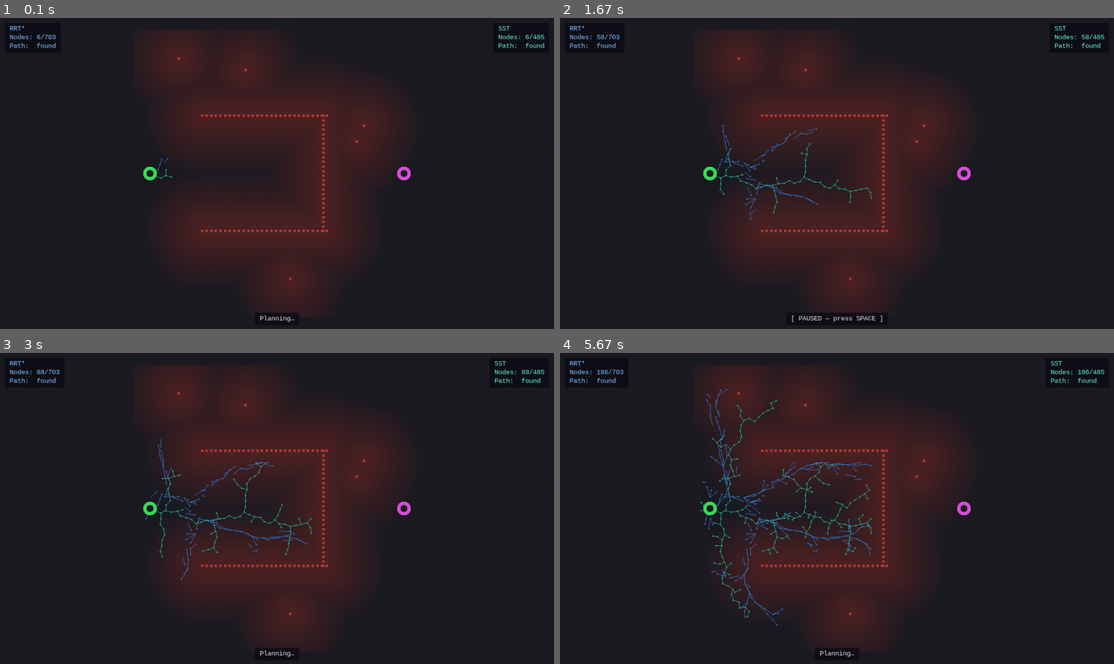
Above: before the commit, frames 1-4 (two rows, left to right).
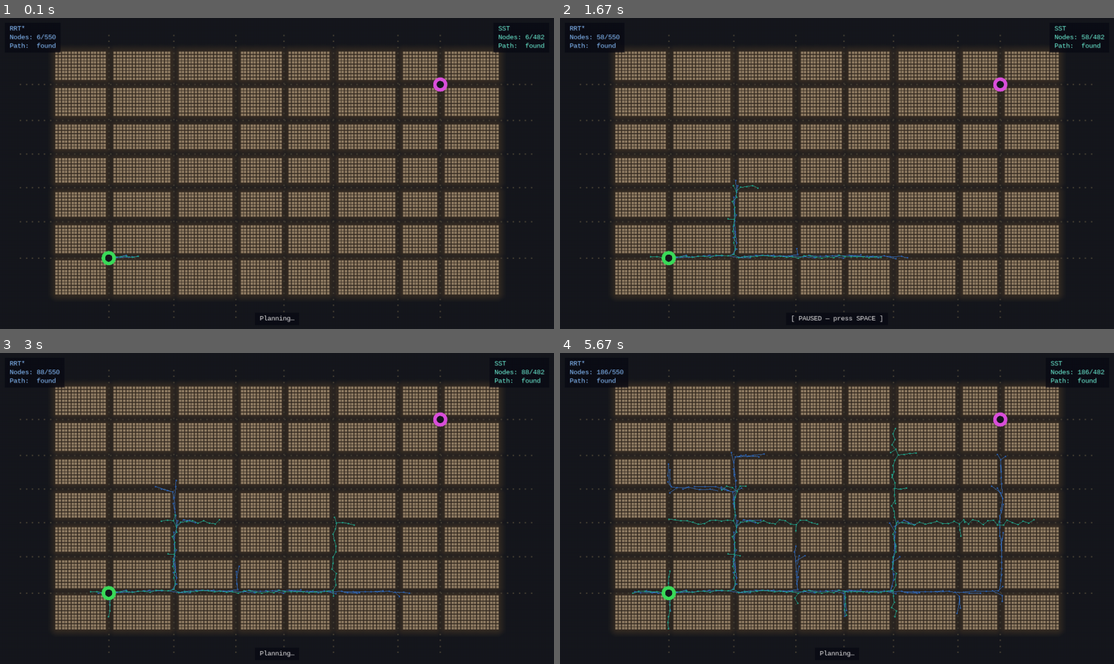
Above: after the commit, the same moments.

Repository: alexandrelheinen/arco
Game: pygame game, started from tools/simulator/main/sparse.py
The game is run twice, just before and just after one commit, with the same random seed, the same clock (stepped at 60 frames per second) and the same inputs.
Inputs:
- Up to frame 1 (0.1 s): no input
- Up to frame 2 (1.67 s): tap Space at 0.33, 0.73, 1.03, 1.23, 1.57 s
- Up to frame 3 (3 s): tap Space at 1.87, 2.07, 2.37, 2.63, 2.97 s
- Up to frame 4 (5.67 s): tap Space at 3.27, 3.4, 3.8, 4.1, 4.47, 4.87, 5.17, 5.37 s

The runs differ from the first frame. In frame 1, 45% of the frame differs, in the area x 3-99%, y 3-97%; in frame 2, 46%; in frame 3, 46%; in frame 4, 47%.

Commit message:
build: add realistic parameters to the PPP robot

Diff:
--- /dev/null
+++ b/tools/config/obstacles.yml
@@ -0,0 +1,70 @@
+# City-neighbourhood obstacle layout for the sparse dual-planner race.
+#
+# The world is 1280 × 720 m (16 : 9 ratio).  A grid of 8 columns × 7 rows
+# of rectangular city blocks fills the space.  The vehicles race along the
+# bottom-left ↔ top-right diagonal: start is placed at the first street
+# intersection inside the city near the bottom-left corner, goal at the
+# first street intersection near the top-right corner.  No straight diagonal
+# path exists — both planners must discover a route through the street grid.
+#
+# Block sizes were drawn from Uniform[70, 130] m with a fixed seed (7) and
+# then scaled to fill the available space.  Streets are 30 m wide.
+#
+# Layout summary
+# --------------
+# Columns (x-axis, 1280 m):  left-open 0..90  |  8 block columns  |  right-open 1190..1280
+# Rows    (y-axis,  720 m):  bot-open  0..60   |  7 block rows     |  top-open   660..720
+#
+# Horizontal street centrelines (y ≈): 148, 240, 325, 409, 492, 582
+# Vertical   street centrelines (x ≈): 220, 383, 538, 657, 781, 942, 1047
+#
+# start – 1st street crossing from bottom-left: x[0]=220.1, y[0]=148.5
+# goal  – 1st street crossing from top-right:   x[6]=1047.3, y[5]=582.4
+
+world_width: 1280.0
+world_height: 720.0
+
+# First street crossing from the bottom-left corner of the city grid.
+start: [220.1, 148.5]
+# First street crossing from the top-right corner of the city grid.
+goal:  [1047.3, 582.4]
+
+# obstacle_sampling_spacing – grid step (m) used to fill every block rectangle
+# with KDTree obstacle points.  Smaller → denser cloud, higher build cost.
+obstacle_sampling_spacing: 8.0
+
+# Column x-extents: [[x_lo, x_hi], ...] — 8 columns from west to east.
+# Indices 0–1: west border columns
+# Indices 2–5: main 4-column grid (blocks the x = start..goal corridor)
+# Indices 6–7: east border columns
+block_columns:
+  - [90.0,    205.1]
+  - [235.1,   367.7]
+  - [397.7,   522.5]
+  - [552.5,   641.9]
+  - [671.9,   766.0]
+  - [796.0,   927.0]
+  - [957.0,  1032.3]
+  - [1062.3, 1190.0]
+
+# Row y-extents: [[y_lo, y_hi], ...] — 7 rows from south to north.
+# Indices 0–1: south border rows
+# Indices 2–4: main 3-row grid containing the central row that blocks y = 360
+# Indices 5–6: north border rows
+block_rows:
+  - [60.0,   133.5]
+  - [163.5,  224.7]
+  - [254.7,  309.7]
+  - [339.7,  393.9]   # ← central row; intercepts the direct y = 360 path
+  - [423.9,  477.1]
+  - [507.1,  567.4]
+  - [597.4,  660.0]
+
+# Horizontal street centrelines (y values) used for road-marking dots.
+street_y: [148.5, 239.7, 324.7, 408.9, 492.1, 582.4]
+
+# Vertical street centrelines (x values) used for road-marking dots.
+street_x: [220.1, 382.7, 537.5, 656.9, 781.0, 942.0, 1047.3]
+
+# Spacing between road-marking dots along each street centreline (m).
+road_dot_spacing: 15.0
--- a/tools/config/sparse.yml
+++ b/tools/config/sparse.yml
@@ -1,10 +1,13 @@
-# Sparse cul-de-sac race: RRT* vs SST on the same obstacle environment.
+# Sparse neighbourhood race: RRT* vs SST on the same city-block environment.
 #
 # Both planners share the same occupancy map and most parameters.  The
-# direct path from start to goal is blocked by a concave U-shaped structure
-# (cul-de-sac); both planners must route above or below the obstacle.
+# direct path from start (30, 360) to goal (1250, 360) is blocked by the
+# central row of city blocks; both planners must discover a horizontal
+# street corridor above or below the central row.
 #
-# bounds             – sampling region [[x_min, x_max], [y_min, y_max]].
+# World size: 1280 × 720 m (16:9).  Block extents, street centrelines,
+# start/goal, and obstacle-sampling spacing are defined in obstacles.yml.
+#
 # step_size          – maximum extension per iteration (world units).
 # goal_tolerance     – distance that counts as "at goal".
 # collision_check_count – intermediate collision-check points per segment.
@@ -14,17 +17,15 @@
 # sst_max_sample_count – SST iteration budget.
 # witness_radius       – SST witness cell half-width (δ_s).
 
-bounds: [[0.0, 50.0], [0.0, 50.0]]
-
-step_size: 1.0
-goal_tolerance: 2.1
-collision_check_count: 1
+step_size: 15.0
+goal_tolerance: 20.0
+collision_check_count: 3
 goal_bias: 0.05
-obstacle_clearance: 2.0
+obstacle_clearance: 8.0
 
 # RRT* tends to build larger trees; give it a higher budget.
-rrt_max_sample_count: 6000
+rrt_max_sample_count: 30000
 
 # SST is more selective; a smaller budget usually suffices.
-sst_max_sample_count: 4000
-witness_radius: 0.4
+sst_max_sample_count: 20000
+witness_radius: 4.0
--- a/tools/config/vehicle.yml
+++ b/tools/config/vehicle.yml
@@ -1,9 +1,9 @@
 dubins:
-  cruise_speed: 3.0  # m/s (~11 km/h; inferred: ~75 m path in 25 s for a 50 m scene)
-  lookahead: 3.0  # m (1 second at cruise speed)
+  cruise_speed: 1.0  # m/s
+  lookahead: 0.5  # m slow down
   max_speed: 5.0  # m/s (short-burst sprint)
-  max_turn_rate: 90.0  # deg/s
-  max_accel: 1.5  # m/s² (safe indoor acceleration)
+  max_turn_rate: 180.0  # deg/s
+  max_accel: 5.0  # m/s² (safe indoor acceleration)
   max_turn_rate_dot: 3600.0  # deg/s² (very high to avoid limiting turn rate changes)
   goal_radius: 1.0  # m (> 10 timesteps at cruise speed; robust pure-pursuit stopping)
-  curvature_gain: 3.0  # m  (v = cruise speed / (1 + gain * |κ|); 0 = constant speed)
+  curvature_gain: 0.0  # m  (v = cruise speed / (1 + gain * |κ|); 0 = constant speed)
--- a/tools/simulator/main/sparse.py
+++ b/tools/simulator/main/sparse.py
@@ -67,7 +67,7 @@
 logger = logging.getLogger(__name__)
 
 _DEFAULT_SCREEN_W = 1280
-_DEFAULT_SCREEN_H = 800
+_DEFAULT_SCREEN_H = 720
 
 # Frames to hold both completed trees before starting the race.
 _HOLD_FRAMES = 60
@@ -765,7 +765,7 @@
     )
     args = parser.parse_args()
 
-    scene = SparseScene(load_config("sparse"))
+    scene = SparseScene(load_config("sparse"), load_config("obstacles"))
     run_race(
         scene,
         fps=args.fps,
--- a/tools/simulator/scenes/sparse.py
+++ b/tools/simulator/scenes/sparse.py
@@ -1,10 +1,15 @@
-"""Cul-de-sac dual-planner (RRT* vs SST) race scene.
+"""City-neighbourhood dual-planner (RRT* vs SST) race scene.
 
 :class:`SparseScene` builds a 2-D obstacle environment featuring a large
-concave U-shaped structure (a *cul-de-sac*) that blocks the direct horizontal
-path between start and goal.  Both RRT* and SST are run to completion on the
-same map so their paths and exploration trees can be compared in a side-by-side
-vehicle race.
+(1280 × 720 m, 16:9) grid-city with 8 columns × 7 rows of city blocks.
+The vehicles race along the bottom-left ↔ top-right diagonal: start is the
+first street intersection near the bottom-left corner, goal is the first
+street intersection near the top-right corner.  No straight diagonal path
+exists — both planners must navigate through the street grid.
+
+All layout parameters (block extents, street centrelines, start/goal, world
+bounds) are loaded from ``tools/config/obstacles.yml``; planner tuning
+parameters (step size, sample counts, …) come from ``tools/config/sparse.yml``.
 """
 
 from __future__ import annotations
@@ -19,8 +24,9 @@
 # ---------------------------------------------------------------------------
 # Colour palette
 # ---------------------------------------------------------------------------
-_C_BG: tuple[int, int, int] = (28, 28, 35)
-_C_OBSTACLE: tuple[int, int, int] = (180, 60, 60)
+_C_BG: tuple[int, int, int] = (22, 24, 30)           # dark asphalt
+_C_BUILDING: tuple[int, int, int] = (145, 125, 100)   # concrete facade
+_C_ROAD_DOT: tuple[int, int, int] = (65, 60, 50)      # faded lane marking
 
 # RRT* — blue family
 _C_RRT_EDGE: tuple[int, int, int] = (60, 120, 200)
@@ -34,32 +40,92 @@
 
 _C_START: tuple[int, int, int] = (60, 220, 90)
 _C_GOAL: tuple[int, int, int] = (220, 80, 220)
-_C_SDF_NEAR: tuple[int, int, int] = (80, 35, 35)
+_C_SDF_NEAR: tuple[int, int, int] = (62, 50, 38)      # warm shadow near buildings
 
 # World-space ring radii for start/goal markers.
 _RING_OUTER = 1.2  # metres
 _RING_INNER = 0.6  # metres
 
 # ---------------------------------------------------------------------------
-# Planning constants
-# ---------------------------------------------------------------------------
-# Both planners share the same start and goal for a fair race.
-_START = np.array([3.0, 25.0])
-_GOAL = np.array([47.0, 25.0])
-_BOUNDS = [(0.0, 50.0), (0.0, 50.0)]
-
-# Vehicle parameters are identical for a fair race.
-_VEHICLE_CONFIG = VehicleConfig(
-    max_speed=5.0,
-    min_speed=0.0,
-    cruise_speed=3.5,
-    lookahead_distance=4.0,
-    goal_radius=3.0,
-    max_turn_rate=math.radians(90.0),
-    max_acceleration=4.9,
-    max_turn_rate_dot=math.radians(3600.0),
-    curvature_gain=0.0,
-)
+# Helpers
+# ---------------------------------------------------------------------------
+
+
+def _make_road_dots(
+    obs_cfg: dict[str, Any],
+) -> list[tuple[float, float]]:
+    """Build road-marking dot positions from the obstacles config.
+
+    Places dots along every horizontal and vertical street centreline defined
+    in *obs_cfg* (``street_y`` and ``street_x``) at the spacing given by
+    ``road_dot_spacing``.
+
+    Args:
+        obs_cfg: Parsed ``obstacles.yml`` dict.
+
+    Returns:
+        List of ``(x, y)`` world positions.
+    """
+    w = float(obs_cfg["world_width"])
+    h = float(obs_cfg["world_height"])
+    step = float(obs_cfg["road_dot_spacing"])
+    dots: list[tuple[float, float]] = []
+    for cy in obs_cfg["street_y"]:
+        for x in np.arange(0.0, w, step):
+            dots.append((float(x), float(cy)))
+    for cx in obs_cfg["street_x"]:
+        for y in np.arange(0.0, h, step):
+            dots.append((float(cx), float(y)))
+    return dots
+
+
+def _make_blocks(
+    obs_cfg: dict[str, Any],
+) -> list[tuple[float, float, float, float]]:
+    """Build the full list of block rectangles from column/row extents.
+
+    Every (column, row) pair in the Cartesian product of ``block_columns``
+    and ``block_rows`` becomes one rectangular obstacle block.
+
+    Args:
+        obs_cfg: Parsed ``obstacles.yml`` dict.
+
+    Returns:
+        List of ``(x_lo, x_hi, y_lo, y_hi)`` rectangles.
+    """
+    blocks: list[tuple[float, float, float, float]] = []
+    for x_lo, x_hi in obs_cfg["block_columns"]:
+        for y_lo, y_hi in obs_cfg["block_rows"]:
+            blocks.append((
+                float(x_lo), float(x_hi),
+                float(y_lo), float(y_hi),
+            ))
+    return blocks
+
+
+def _make_vehicle_config(obs_cfg: dict[str, Any]) -> VehicleConfig:
+    """Build a VehicleConfig scaled to the world defined in *obs_cfg*.
+
+    Parameters are chosen so the vehicle navigates the city at a realistic
+    speed relative to the ~30 m street width.
+
+    Args:
+        obs_cfg: Parsed ``obstacles.yml`` dict.
+
+    Returns:
+        :class:`~sim.tracking.VehicleConfig` ready for both racers.
+    """
+    return VehicleConfig(
+        max_speed=25.0,
+        min_speed=0.0,
+        cruise_speed=18.0,
+        lookahead_distance=35.0,
+        goal_radius=20.0,
+        max_turn_rate=math.radians(60.0),
+        max_acceleration=4.9,
+        max_turn_rate_dot=math.radians(3600.0),
+        curvature_gain=0.0,
+    )
 
 
 def _c(t: tuple[int, int, int]) -> tuple[float, float, float]:
@@ -67,21 +133,38 @@
 
 
 class SparseScene:
-    """Dual-planner race scene on a sparse cul-de-sac environment.
-
-    Runs RRT* and SST on the same obstacle map.  The map features a U-shaped
-    concave wall that blocks the direct horizontal path — both planners must
-    discover a route around it (above or below) before the vehicle race
-    begins.
-
-    Args:
-        cfg: Parsed sparse configuration dict (from ``sparse.yml``).
-    """
-
-    def __init__(self, cfg: dict[str, Any]) -> None:
+    """Dual-planner race scene on a city-neighbourhood environment.
+
+    Runs RRT* and SST on the same 1280 × 720 m obstacle map.  Start and goal
+    are placed at the first street intersections on the bottom-left and
+    top-right diagonals of the city grid.  No straight diagonal path exists;
+    planners must discover a street-grid route connecting the two corners.
+
+    Args:
+        cfg: Parsed planner configuration dict (from ``sparse.yml``).
+        obs_cfg: Parsed obstacle-layout dict (from ``obstacles.yml``).
+    """
+
+    def __init__(self, cfg: dict[str, Any], obs_cfg: dict[str, Any]) -> None:
         self._cfg = cfg
+        self._obs_cfg = obs_cfg
         self._occ: Any = None
         self._sdf_tex_id: int | None = None
+
+        # Derived layout (built once from obs_cfg)
+        w = float(obs_cfg["world_width"])
+        h = float(obs_cfg["world_height"])
+        self._bounds = [(0.0, w), (0.0, h)]
+        sx, sy = obs_cfg["start"]
+        self._start = np.array([float(sx), float(sy)])
+        gx, gy = obs_cfg["goal"]
+        self._goal = np.array([float(gx), float(gy)])
+        self._blocks = _make_blocks(obs_cfg)
+        self._road_dots = _make_road_dots(obs_cfg)
+        self._vehicle_cfg = _make_vehicle_config(obs_cfg)
+        # Marker radii scale with world size
+        self._ring_outer = w * 0.014   # ≈ 18 m at 1280 m world
+        self._ring_inner = w * 0.007   # ≈  9 m
 
         # RRT* planner output
         self._rrt_nodes: list[Any] = []
@@ -98,18 +181,18 @@
     # ------------------------------------------------------------------
 
     def build(self) -> None:
-        """Build the cul-de-sac map and run both RRT* and SST planners.
+        """Build the city-neighbourhood map and run both RRT* and SST planners.
 
         Must be called **after** ``pygame.init()`` so that font calls inside
         any sub-components are safe.
         """
         from arco.planning.continuous import RRTPlanner, SSTPlanner
 
-        self._occ = _build_occupancy(self._cfg)
+        self._occ = _build_occupancy(self._obs_cfg, self._cfg)
 
         rrt = RRTPlanner(
             self._occ,
-            bounds=_BOUNDS,
+            bounds=self._bounds,
             max_sample_count=int(self._cfg["rrt_max_sample_count"]),
             step_size=float(self._cfg["step_size"]),
             goal_tolerance=float(self._cfg["goal_tolerance"]),
@@ -117,12 +200,12 @@
             goal_bias=float(self._cfg["goal_bias"]),
         )
         self._rrt_nodes, self._rrt_parent, self._rrt_path = rrt.get_tree(
-            _START.copy(), _GOAL.copy()
+            self._start.copy(), self._goal.copy()
         )
 
         sst = SSTPlanner(
             self._occ,
-            bounds=_BOUNDS,
+            bounds=self._bounds,
             max_sample_count=int(self._cfg["sst_max_sample_count"]),
             step_size=float(self._cfg["step_size"]),
             goal_tolerance=float(self._cfg["goal_tolerance"]),
@@ -131,7 +214,7 @@
             witness_radius=float(self._cfg["witness_radius"]),
         )
         self._sst_nodes, self._sst_parent, self._sst_path = sst.get_tree(
-            _START.copy(), _GOAL.copy()
+            self._start.copy(), self._goal.copy()
         )
 
     # ------------------------------------------------------------------
@@ -141,7 +224,7 @@
     @property
     def title(self) -> str:
         """Window caption."""
-        return "RRT* vs SST — cul-de-sac race"
+        return "RRT* vs SST — neighbourhood race"
 
     @property
     def bg_color(self) -> tuple[int, int, int]:
@@ -151,12 +234,14 @@
     @property
     def world_points(self) -> list[tuple[float, float]]:
         """Bounding-box corners for auto-fitting the full view."""
-        return [(0.0, 0.0), (50.0, 50.0)]
+        w = float(self._obs_cfg["world_width"])
+        h = float(self._obs_cfg["world_height"])
+        return [(0.0, 0.0), (w, h)]
 
     @property
     def vehicle_config(self) -> VehicleConfig:
         """Shared vehicle and controller parameters (identical for both racers)."""
-        return _VEHICLE_CONFIG
+        return self._vehicle_cfg
 
     @property
     def rrt_total(self) -> int:
@@ -181,6 +266,11 @@
         if self._sst_path is None:
             return []
         return [(float(p[0]), float(p[1])) for p in self._sst_path]
+
+    @property
+    def road_dots(self) -> list[tuple[float, float]]:
+        """Road-marking dot positions along street centrelines."""
+        return self._road_dots
 
     # ------------------------------------------------------------------
     # Drawing
@@ -200,8 +290,8 @@
             racing: When ``True`` the planned paths are hidden so the vehicle
                 trajectories are the only route highlights visible.
         """
-        x_min, x_max = _BOUNDS[0]
-        y_min, y_max = _BOUNDS[1]
+        x_min, x_max = self._bounds[0]
+        y_min, y_max = self._bounds[1]
 
         if self._sdf_tex_id is None:
             self._sdf_tex_id = renderer_gl.bake_sdf_texture(
@@ -218,7 +308,11 @@
         )
 
         renderer_gl.draw_obstacle_points(
-            self._occ.points, *_c(_C_OBSTACLE), point_size=5.0
+            self._road_dots, *_c(_C_ROAD_DOT), point_size=3.0
+        )
+
+        renderer_gl.draw_obstacle_points(
+            self._occ.points, *_c(_C_BUILDING), point_size=5.0
         )
 
         renderer_gl.draw_tree(
@@ -249,12 +343,16 @@
         ):
             renderer_gl.draw_path(self._sst_path, *_c(_C_SST_PATH), width=2.5)
 
-        sx, sy = float(_START[0]), float(_START[1])
-        renderer_gl.draw_ring(sx, sy, _RING_OUTER, _RING_INNER, *_c(_C_START))
-        renderer_gl.draw_disc(sx, sy, _RING_INNER, *_c(_C_BG))
-        gx, gy = float(_GOAL[0]), float(_GOAL[1])
-        renderer_gl.draw_ring(gx, gy, _RING_OUTER, _RING_INNER, *_c(_C_GOAL))
-        renderer_gl.draw_disc(gx, gy, _RING_INNER, *_c(_C_BG))
+        sx, sy = float(self._start[0]), float(self._start[1])
+        renderer_gl.draw_ring(
+            sx, sy, self._ring_outer, self._ring_inner, *_c(_C_START)
+        )
+        renderer_gl.draw_disc(sx, sy, self._ring_inner, *_c(_C_BG))
+        gx, gy = float(self._goal[0]), float(self._goal[1])
+        renderer_gl.draw_ring(
+            gx, gy, self._ring_outer, self._ring_inner, *_c(_C_GOAL)
+        )
+        renderer_gl.draw_disc(gx, gy, self._ring_inner, *_c(_C_BG))
 
 
 # ---------------------------------------------------------------------------
@@ -262,69 +360,40 @@
 # ---------------------------------------------------------------------------
 
 
-def _build_occupancy(cfg: dict[str, Any]) -> Any:
-    """Build the cul-de-sac obstacle environment.
-
-    Constructs a U-shaped concave wall (opening toward the start, closed on
-    the goal side) sitting at the horizontal mid-point of the map.  The
-    direct path at y = 25 enters the U and hits the closing wall; both
-    planners must reroute above (y > 37) or below (y < 13) the structure.
-
-    A small number of sparse random obstacles are scattered in open areas
-    for visual variety.
-
-    Layout (50 × 50 m world, clearance = 2.0 m)::
-
-        y=35 ──────── top wall (x ∈ [12, 33]) ────────┐
-                                                        │ right wall
-        y=15 ──────── bot wall (x ∈ [12, 33]) ────────┘  (x=33)
-
-        START (3, 25)  →→→ direct path hits right wall  →→→ GOAL (47, 25)
-
-    Args:
-        cfg: Sparse configuration dict providing ``bounds`` and
-            ``obstacle_clearance``.
+def _build_occupancy(
+    obs_cfg: dict[str, Any],
+    cfg: dict[str, Any],
+) -> Any:
+    """Build the city-neighbourhood obstacle environment.
+
+    Samples every block rectangle defined in *obs_cfg* (``block_columns``
+    × ``block_rows``) on a regular grid to produce a dense point cloud for
+    the KDTree occupancy model.  Street corridors remain obstacle-free.
+
+    Layout (1280 × 720 m, street width ≈ 30 m)::
+
+        8 columns × 7 rows of city blocks fill the space.
+        START: first street crossing from bottom-left → (220.1,  148.5)
+        GOAL:  first street crossing from top-right   → (1047.3, 582.4)
+        No straight diagonal path exists; routes thread through the street
+        grid.
+
+    Args:
+        obs_cfg: Obstacle-layout dict (from ``obstacles.yml``).
+        cfg: Planner configuration dict providing ``obstacle_clearance``.
 
     Returns:
         A :class:`~arco.mapping.KDTreeOccupancy` ready for collision queries.
     """
     from arco.mapping import KDTreeOccupancy
 
-    x_max = float(cfg["bounds"][0][1])
-    y_max = float(cfg["bounds"][1][1])
-    mid_y = y_max / 2.0  # 25.0
-
-    spacing = 0.8
-    top_y = mid_y + 10.0  # 35.0
-    bot_y = mid_y - 10.0  # 15.0
-    wall_x_start = 12.0
-    wall_x_close = 33.0  # right closing wall
-
-    xs_h = list(np.arange(wall_x_start, wall_x_close + spacing, spacing))
-    ys_v = list(np.arange(bot_y, top_y + spacing, spacing))
-
-    top_wall = [[x, top_y] for x in xs_h]
-    bot_wall = [[x, bot_y] for x in xs_h]
-    right_wall = [[wall_x_close, y] for y in ys_v]
-
-    rng = np.random.default_rng(42)
-    sparse_pts: list[list[float]] = []
-    margin = 4.0
-    while len(sparse_pts) < 5:
-        p = rng.uniform([margin, margin], [x_max - margin, y_max - margin])
-        px, py = float(p[0]), float(p[1])
-        # Avoid the cul-de-sac bounding box (+ 4 m buffer)
-        if (wall_x_start - 4.0) < px < (wall_x_close + 4.0) and (
-            bot_y - 4.0
-        ) < py < (top_y + 4.0):
-            continue
-        # Avoid start approach corridor
-        if px < 9.0 and abs(py - mid_y) < 6.0:
-            continue
-        # Avoid goal approach corridor
-        if px > x_max - 9.0 and abs(py - mid_y) < 6.0:
-            continue
-        sparse_pts.append([px, py])
-
-    all_pts = top_wall + bot_wall + right_wall + sparse_pts
+    spacing = float(obs_cfg["obstacle_sampling_spacing"])
+    blocks = _make_blocks(obs_cfg)
+    all_pts: list[list[float]] = []
+    for x_lo, x_hi, y_lo, y_hi in blocks:
+        xs = np.arange(x_lo, x_hi + spacing, spacing)
+        ys = np.arange(y_lo, y_hi + spacing, spacing)
+        for x in xs:
+            for y in ys:
+                all_pts.append([float(x), float(y)])
     return KDTreeOccupancy(all_pts, clearance=float(cfg["obstacle_clearance"]))
Not shown, changed: .github/workflows/smoke_test_simulators.yml
